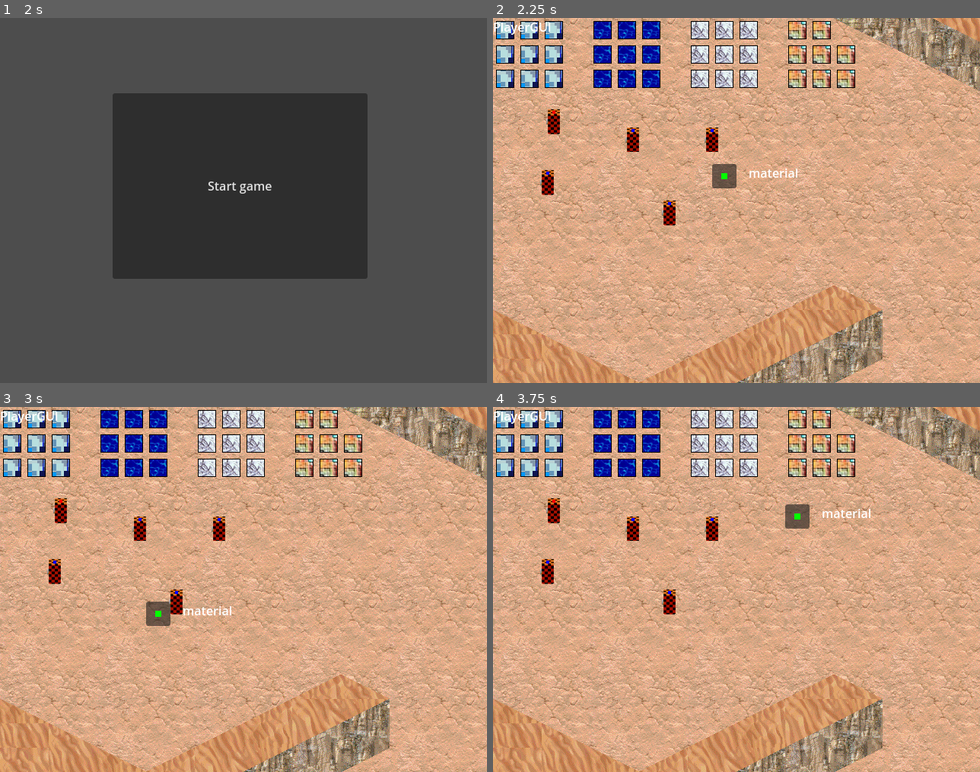
Above: before the commit, frames 1-4 (two rows, left to right).
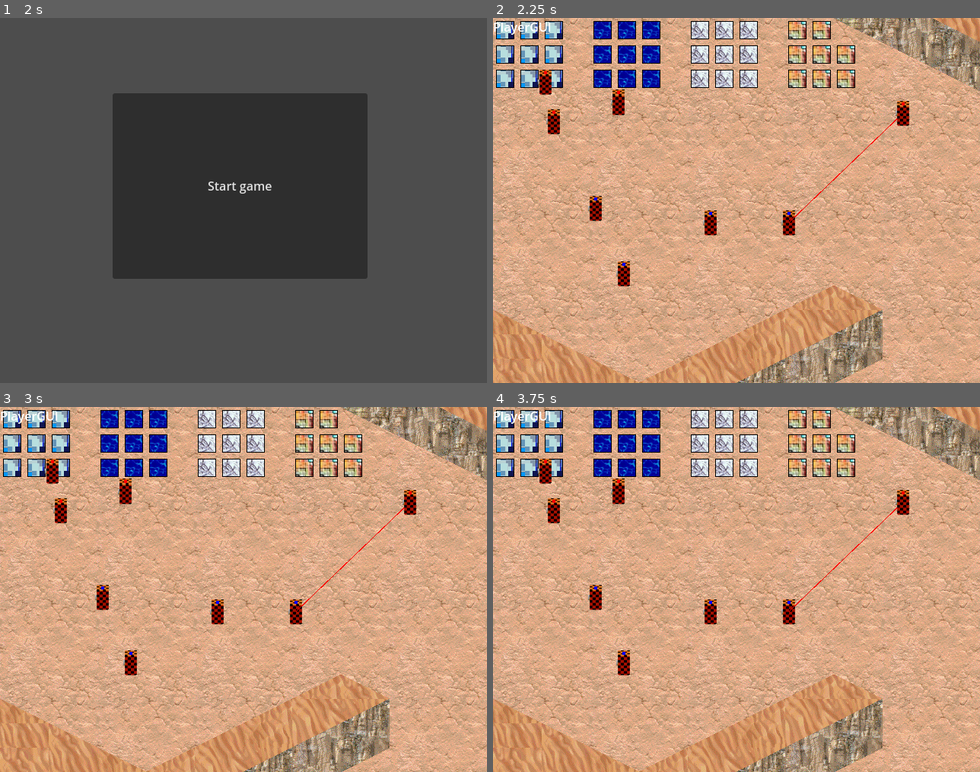
Above: after the commit, the same moments.

Repository: supereason333/exo-conquest
Game: Godot game, scene res://menu/main_menus/title_screen.tscn
Same seed, same stepped clock (60 frames per second), same inputs: the game is played once before the commit and once after it. The engine's default icon, where the game draws it, is replaced by a stand-in: a white triangle on a blue panel in a dark square.
Inputs (mouse positions are in pixels of both pictures, inside the frame that each line leads up to):
- Up to frame 1 (2 s): tap Enter at 0.5 s; move the mouse to (350, 182) at 0.52 s; hold Shift (shift) 0.53-1.25 s; click (350, 182) at 0.67 s; click "Host game" at 1.25 s
- Up to frame 2 (2.25 s): click "Start game" at 2 s
- Up to frame 3 (3 s): tap Space at 2.75 s; move the mouse to (146, 607) at 2.77 s; right-click (146, 607) at 2.85 s; click (146, 607) at 2.92 s
- Up to frame 4 (3.75 s): tap Enter at 3.5 s; move the mouse to (785, 509) at 3.52 s; hold Shift (shift) from 3.53 s (still down); click (785, 509) at 3.67 s

Frame 1 is identical in both runs. In frame 2, 2.4% of the frame differs, in the area x 9-86%, y 14-74%; in frame 3, 2.4%; in frame 4, 2.4%.

Commit message:
Added health bar for units

Diff:
--- a/game/game_environment.gd
+++ b/game/game_environment.gd
@@ -69,15 +69,15 @@
 			mouse_down = event.pressed
 
 			if mouse_down:
-				box.position = event.position
+				box.position = event.position + player.position
 				box_select = false
 			else:		# When user lets go of mouse
 				box = box.abs()
 
 				if !box_select:		# A click ( Where the selection code should be executed from )
-					RTS.emit_signal("point_select", event.position)
+					RTS.emit_signal("point_select", event.position + player.position)
 					var point_select_list:Array
-					get_tree().call_group("unit", "point_select", event.position, point_select_list)
+					get_tree().call_group("unit", "point_select", event.position + player.position, point_select_list)
 					if point_select_list:
 						RTS.handle_point_select(point_select_list[0], Input.is_action_pressed("shift"))
 					else:
@@ -98,6 +98,6 @@
 				box_select = false
 	elif event is InputEventMouseMotion:
 		if mouse_down:
-			box.end = event.position
+			box.end = event.position + player.position
 			if box.size.length_squared() >= 50:		# Not a click (box select)
 				box_select = true
--- a/game/game_environment.tscn
+++ b/game/game_environment.tscn
@@ -17,6 +17,7 @@
 [node name="PlayerControl" parent="." instance=ExtResource("3_vgnbn")]
 
 [node name="TileDataViewer" type="Node2D" parent="."]
+visible = false
 script = SubResource("GDScript_f342u")
 
 [node name="Panel" type="Panel" parent="TileDataViewer"]
@@ -43,17 +44,31 @@
 text = "Material"
 
 [node name="TestingUnit" parent="." instance=ExtResource("3_r0sjy")]
-position = Vector2(184, 160)
+position = Vector2(172, 336)
 
 [node name="TestingUnit2" parent="." instance=ExtResource("3_r0sjy")]
-position = Vector2(288, 160)
+position = Vector2(389, 269)
+detect_radius = 200
 
 [node name="TestingUnit3" parent="." instance=ExtResource("3_r0sjy")]
-position = Vector2(232, 256)
+position = Vector2(286, 269)
 
 [node name="TestingUnit4" parent="." instance=ExtResource("3_r0sjy")]
-position = Vector2(72, 216)
+position = Vector2(135, 250)
 
 [node name="TestingUnit5" parent="." instance=ExtResource("3_r0sjy")]
 position = Vector2(80, 136)
 team_id = 1
+
+[node name="TestingUnit6" parent="." instance=ExtResource("3_r0sjy")]
+position = Vector2(165, 111)
+team_id = 1
+
+[node name="TestingUnit7" parent="." instance=ExtResource("3_r0sjy")]
+position = Vector2(539, 125)
+team_id = 1
+detect_radius = 200
+
+[node name="TestingUnit8" parent="." instance=ExtResource("3_r0sjy")]
+position = Vector2(69, 84)
+team_id = 1
--- a/game/units/base_unit/base_unit.gd
+++ b/game/units/base_unit/base_unit.gd
@@ -1,22 +1,66 @@
 extends CharacterBody2D
+
+var Unit_vision := preload("res://game/units/base_unit/unit_vision.tscn")
 
 @onready var collision_shape := $CollisionShape2D
 @onready var base_sprite := $Base
+var vision
+var health_bar
 
 @export var base_speed:int
+@export var base_health:float
+@export var attack_cooldown:float
+@export var damage:float
 @export var team_id:int
+@export var detect_radius:int
 
 var peer_id:int
 var path_list:Array[Vector2]
+var targets:Array[Node2D]
+var target:Node2D
+
+var health:float:
+	get():
+		return health
+	set(value):
+		health = value
+		health_bar.value = health / base_health * 100
+
+enum states {STANDBY, ATTACKING, HOLD}
+var cur_state := states.STANDBY
 
 func _ready() -> void:
-	#RTS.point_select.connect(point_select)
-	#RTS.box_select.connect(box_select)
+	var unit_vision := Unit_vision.instantiate()
+	unit_vision.name = "UnitVision"
+	add_child(unit_vision)
+	unit_vision.get_child(0).shape = CircleShape2D.new()
+	unit_vision.get_child(0).shape.radius = detect_radius
+	vision = unit_vision
+	vision.body_entered.connect(on_body_entered)
+	vision.body_exited.connect(on_body_exited)
+
+	health_bar = ProgressBar.new()
+	health_bar.name = "HealthBar"
+	health_bar.show_percentage = false
+	health_bar.size = Vector2(50, 6)
+	health_bar.position = Vector2(-health_bar.size.x / 2, collision_shape.shape.size.y / 2 + 10)
+	var style_box = StyleBoxFlat.new()
+	style_box.bg_color = Color.RED
+	health_bar.add_theme_stylebox_override("background", style_box)
+	style_box.bg_color = Color.GREEN
+	health_bar.add_theme_stylebox_override("fill", style_box)
+	health_bar.visible = false
+	health = base_health
+	add_child(health_bar)
+
 	var team := MultiplayerScript.get_team_from_id(team_id)
 	if team:
 		base_sprite.color = team.color
 
+
+
 func _process(delta: float) -> void:
+	attack()
 	if Input.is_action_just_pressed("unit_move") and is_in_group("selected_unit"):
 		if Input.is_action_pressed("shift"):
 			add_path_point(get_global_mouse_position())
@@ -51,6 +95,35 @@
 
 
 
+func on_body_entered(body:Node2D):
+	if body.is_in_group("unit"):
+		if body.team_id != team_id:
+			targets.append(body)
+			target = get_close_target()
+
+func on_body_exited(body:Node2D):
+	if targets.has(body):
+		targets.remove_at(targets.find(body))
+		target = get_close_target()
+
+func attack():
+	if target:
+		target.on_attack(damage)
+
+func on_attack(damage:float):
+	health -= damage
+
+func get_close_target() -> Node2D:
+	var closest:Node2D
+	var closest_dist := 1000000.0
+	for a in targets:
+		if (a.position - position).length_squared() < closest_dist:
+			closest = a
+
+	return closest
+
+
+
 func box_select(box: Rect2, epsteins_list: Array):
 	if !is_owned_by_user(): return
 
@@ -71,11 +144,13 @@
 func selected():
 	if !is_owned_by_user(): return
 
+	health_bar.show()
 	add_to_group("selected_unit")
 
 func deselected():
 	if !is_owned_by_user(): return
 
+	health_bar.hide()
 	remove_from_group("selected_unit")
 
 func _draw():
@@ -91,6 +166,9 @@
 				draw_line(Vector2.ZERO, path_list[0] - position, Color.GRAY, 2)
 			draw_circle(path_list[i] - position, 10, Color.GRAY, false, 2)
 
+	if target:
+		draw_line(Vector2.ZERO, target.position - position, Color.RED, 1)
+
 func is_owned_by_user() -> bool:
 	if team_id == RTS.player.team_id:
 		return true
--- /dev/null
+++ b/game/units/base_unit/unit_vision.tscn
@@ -0,0 +1,5 @@
+[gd_scene format=3 uid="uid://bt4v0pmfgpxob"]
+
+[node name="UnitVision" type="Area2D"]
+
+[node name="CollisionShape2D" type="CollisionShape2D" parent="."]
--- a/game/units/testing_unit.tscn
+++ b/game/units/testing_unit.tscn
@@ -6,6 +6,15 @@
 
 [sub_resource type="GDScript" id="GDScript_4vpni"]
 script/source = "extends \"res://game/units/base_unit/base_unit.gd\"
+
+func _ready() -> void:
+	super()
+
+func _process(delta: float) -> void:
+	super(delta)
+
+func _physics_process(delta: float) -> void:
+	super(delta)
 "
 
 [sub_resource type="RectangleShape2D" id="RectangleShape2D_gcpxn"]
@@ -254,6 +263,9 @@
 [node name="TestingUnit" type="CharacterBody2D" groups=["unit"]]
 script = SubResource("GDScript_4vpni")
 base_speed = 100
+attack_cooldown = 100.0
+damage = 10.0
+detect_radius = 100
 
 [node name="CollisionShape2D" type="CollisionShape2D" parent="."]
 shape = SubResource("RectangleShape2D_gcpxn")
Not shown, changed: .gitignore
